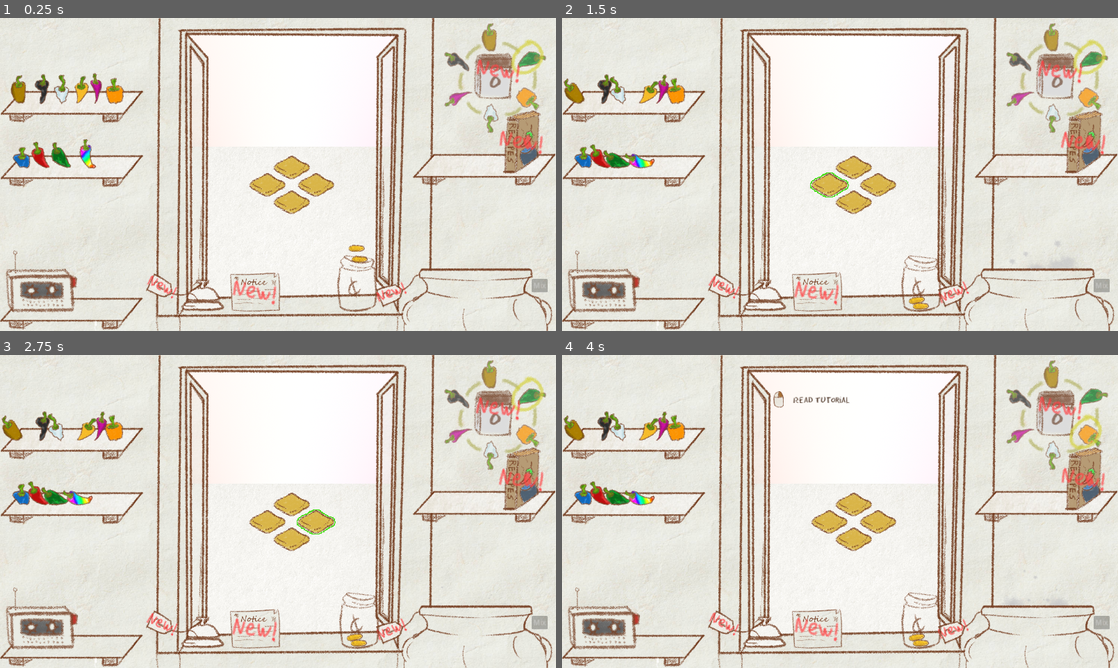
Above: before the commit, frames 1-4 (two rows, left to right).
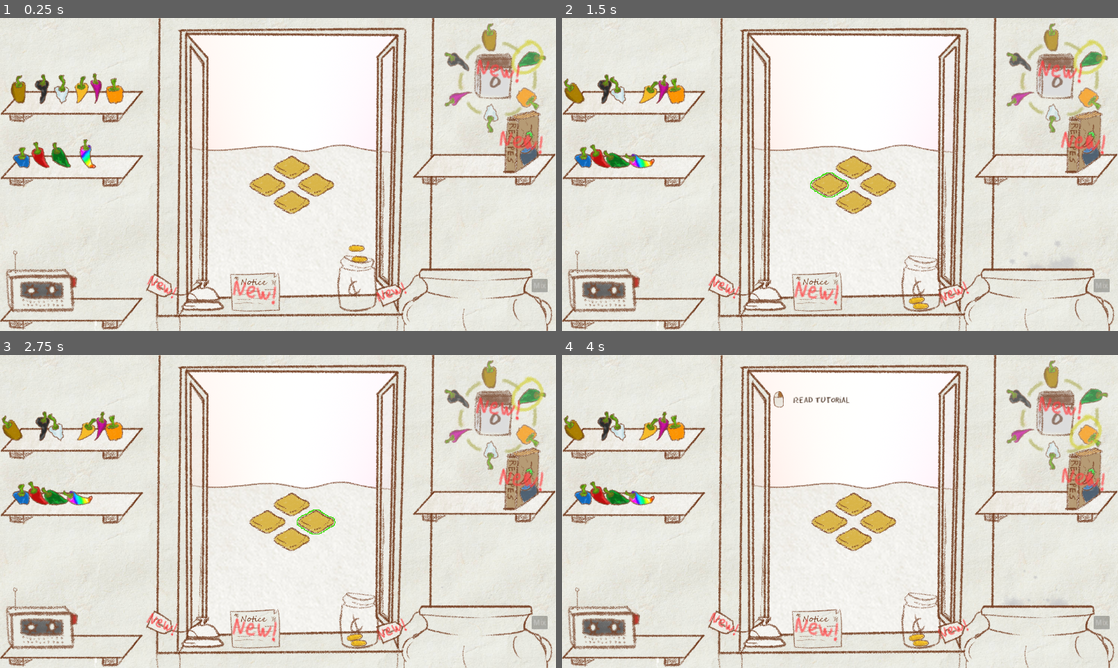
Above: after the commit, the same moments.

Repository: fresh4/GameJam2
Game: Godot game, scene res://Scenes/prototype_level.tscn
Same seed, same stepped clock (60 frames per second), same inputs: the game is played once before the commit and once after it. Sound files missing from this copy of the repository are replaced by a short silence.
Inputs (mouse positions are in pixels of both pictures, inside the frame that each line leads up to):
- Up to frame 1 (0.25 s): no input
- Up to frame 2 (1.5 s): move the mouse to (851, 168) at 0.52 s; press the mouse at (851, 168) at 0.53 s; move the mouse to (828, 183) at 1.27 s; release the mouse at (828, 183) at 1.28 s; click (828, 183) at 1.35 s
- Up to frame 3 (2.75 s): move the mouse to (316, 520) at 2.02 s; hold Right mouse button (right_click) from 2.03 s (still down); click (316, 520) at 2.3 s
- Up to frame 4 (4 s): move the mouse to (851, 539) at 2.77 s; release Right mouse button (right_click) at 2.78 s; tap Mouse wheel down (scroll_down) at 2.85 s; click (851, 539) at 3.05 s; move the mouse to (1056, 414) at 3.52 s; hold Mouse wheel up (scroll_up) from 3.53 s (still down); click (1056, 414) at 3.8 s

The runs differ from the first frame. In frame 1, 0.2% of the frame differs, in the area x 34-71%, y 40-69%; in frame 2, 0.2%; in frame 3, 0.2%; in frame 4, 0.2%.

Commit message:
Bug fixes

Diff:
--- a/Scenes/prototype_level.tscn
+++ b/Scenes/prototype_level.tscn
@@ -3,10 +3,10 @@
 [ext_resource type="Script" path="res://Scripts/game_manager.gd" id="1_326k8"]
 [ext_resource type="Texture2D" uid="uid://btdpnrjsfr5dl" path="res://Assets/Art/foreground.png" id="1_hh70o"]
 [ext_resource type="PackedScene" uid="uid://by1oxtiv55xwi" path="res://Prefabs/Peppers/pepper_red_prefab.tscn" id="1_iiofd"]
-[ext_resource type="Texture2D" uid="uid://dbmp03xix420" path="res://Assets/Art/paper_texture.jpg" id="2_7dd4a"]
 [ext_resource type="Texture2D" uid="uid://m7eh4y3nfq08" path="res://Resources/daynightcycle-gradient-texture.tres" id="2_s4o85"]
 [ext_resource type="Texture2D" uid="uid://dbtbync1l7owp" path="res://Assets/Art/daynight_gradient.png" id="3_pouth"]
 [ext_resource type="PackedScene" uid="uid://dcq8rhm4my4js" path="res://Prefabs/plot_prefab.tscn" id="4_me6pj"]
+[ext_resource type="Texture2D" uid="uid://c88srrc3qs12" path="res://Assets/Art/background.png" id="5_c21g3"]
 [ext_resource type="PackedScene" uid="uid://c3k4s7e0as7yh" path="res://Prefabs/market.tscn" id="6_5j3qs"]
 [ext_resource type="PackedScene" uid="uid://c5ijkm3ufqoua" path="res://Prefabs/Furniture/shelf.tscn" id="7_gg2fo"]
 [ext_resource type="Texture2D" uid="uid://c7828f4hjhfry" path="res://Assets/Art/Furniture/cauldron_white.png" id="9_bu2e7"]
@@ -253,9 +253,8 @@
 z_index = -1
 
 [node name="PaperTexture" type="Sprite2D" parent="Outside"]
-position = Vector2(656, 672)
-scale = Vector2(0.29, 0.29)
-texture = ExtResource("2_7dd4a")
+position = Vector2(640, 360)
+texture = ExtResource("5_c21g3")
 
 [node name="Plots" type="Node2D" parent="Outside"]
 unique_name_in_owner = true
@@ -631,6 +630,19 @@
 horizontal_alignment = 1
 vertical_alignment = 1
 
+[node name="DiscoveryLabel" type="Label" parent="Tooltips"]
+anchors_preset = 15
+anchor_right = 1.0
+anchor_bottom = 1.0
+grow_horizontal = 2
+grow_vertical = 2
+theme_override_colors/font_color = Color(0, 0, 0, 1)
+theme_override_fonts/font = ExtResource("12_q31b7")
+theme_override_font_sizes/font_size = 64
+text = "Recipe Discovered!"
+horizontal_alignment = 1
+vertical_alignment = 1
+
 [node name="AudioStreamPlayer2D" type="AudioStreamPlayer2D" parent="."]
 stream = ExtResource("41_d54nj")
 volume_db = -5.0
--- a/Scripts/calendar.gd
+++ b/Scripts/calendar.gd
@@ -22,7 +22,7 @@
 	if event.is_action_pressed("click") and hovering and not disabled:
 		Globals.game_manager._on_button_pressed()
 		var point = Globals.game_manager.current_round + 1
-		if point > 5: point = 0
+		if point >= Globals.game_manager.MAX_ROUNDS: point = 0
 		circle.position = clock_points[point].position
 		disabled = true
 		Input.set_custom_mouse_cursor(Globals.DEFAULT)
--- a/Scripts/cauldron.gd
+++ b/Scripts/cauldron.gd
@@ -54,6 +54,7 @@
 		if sauce not in Globals.discovered_sauces:
 			Globals.game_manager.pay(sauce.value)
 			Globals.discovered_sauces.append(sauce)
+			Globals.game_manager.tooltips.discovered_recipe()
 
 		var new_sauce: Sauce = Globals.SAUCE_PREFAB.instantiate()
 		new_sauce.global_position = ingredient_detection_area.global_position
--- a/Scripts/game_manager.gd
+++ b/Scripts/game_manager.gd
@@ -37,7 +37,7 @@
 		plots.append(plot)
 
 func progress_time() -> void:
-	if current_round < MAX_ROUNDS:
+	if current_round < MAX_ROUNDS - 1:
 		current_round += 1
 	else:
 		current_round = 0
@@ -71,6 +71,7 @@
 
 	# Spawn a letter for the day
 	if day % 2:
+		if not Globals.unread_letters: return
 		# Choose a sauce to reveal at random
 		var undiscovered_recipes: Array[SauceTemplate] = []
 		for sauce in Globals.SAUCES:
@@ -91,6 +92,7 @@
 		readable.properties.sauce = chosen_sauce
 		Globals.discovered_sauces.append(chosen_sauce)
 		Globals.unread_letters.pop_front()
+		Globals.game_manager.tooltips.discovered_recipe()
 
 		inside.add_child(letter)
 
--- a/Scripts/hint.gd
+++ b/Scripts/hint.gd
@@ -5,6 +5,7 @@
 @onready var right_click: Sprite2D = $right_click
 @onready var left_label: Label = $left_click/Label
 @onready var right_label: Label = $right_click/Label
+@onready var discovery_label: Label = $DiscoveryLabel
 
 var clicks: Array[Sprite2D]
 var labels: Array[Label]
@@ -12,7 +13,18 @@
 func _ready() -> void:
 	clicks = [left_click, right_click]
 	labels = [left_label, right_label]
+	discovery_label.position.y = 720
 
 func toggle_hint(side: int, hint_visible: bool, text: String = "") -> void:
 	clicks[side].visible = hint_visible
 	if text != "": labels[side].text = text
+
+func discovered_recipe() -> void:
+	var tween = get_tree().create_tween().set_parallel()
+	tween.tween_property(discovery_label, "position:y", 0, 0.5)
+	tween.tween_property(discovery_label, "modulate:a", 1, 0.5)
+	await get_tree().create_timer(2).timeout
+	tween = get_tree().create_tween().set_parallel()
+	tween.tween_property(discovery_label, "modulate:a", 0, 0.5)
+	await tween.finished
+	discovery_label.position.y = 720
Binary file added: Assets/Art/background.png
Not shown, added: Assets/Art/background.png.import
